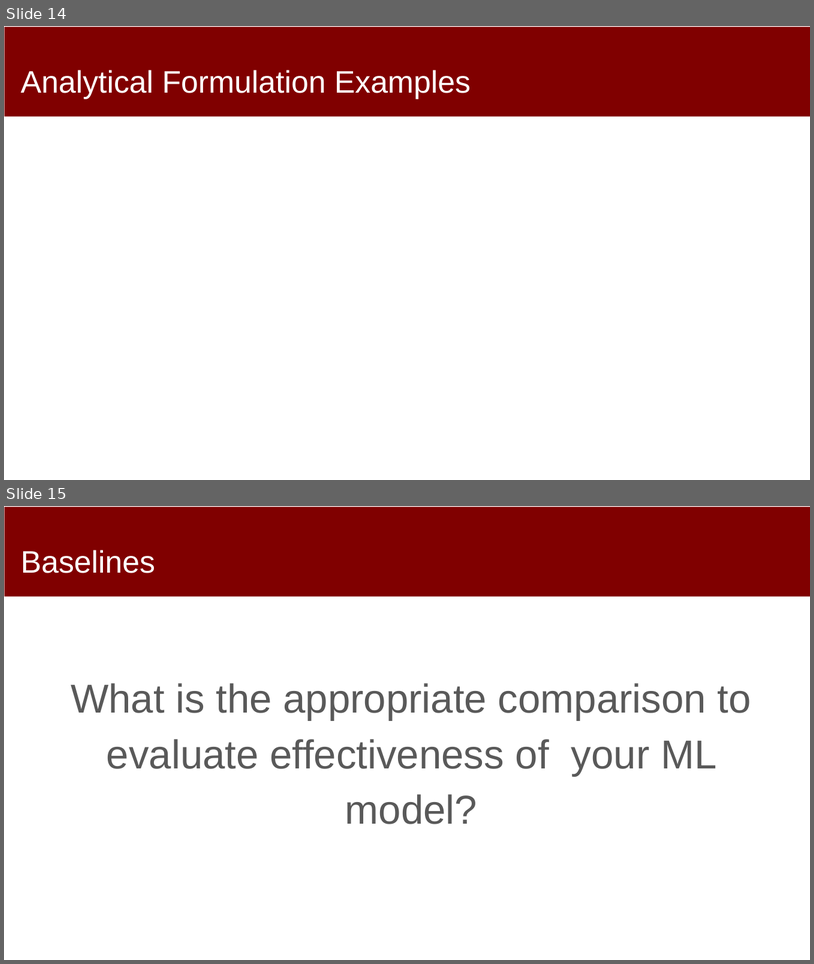
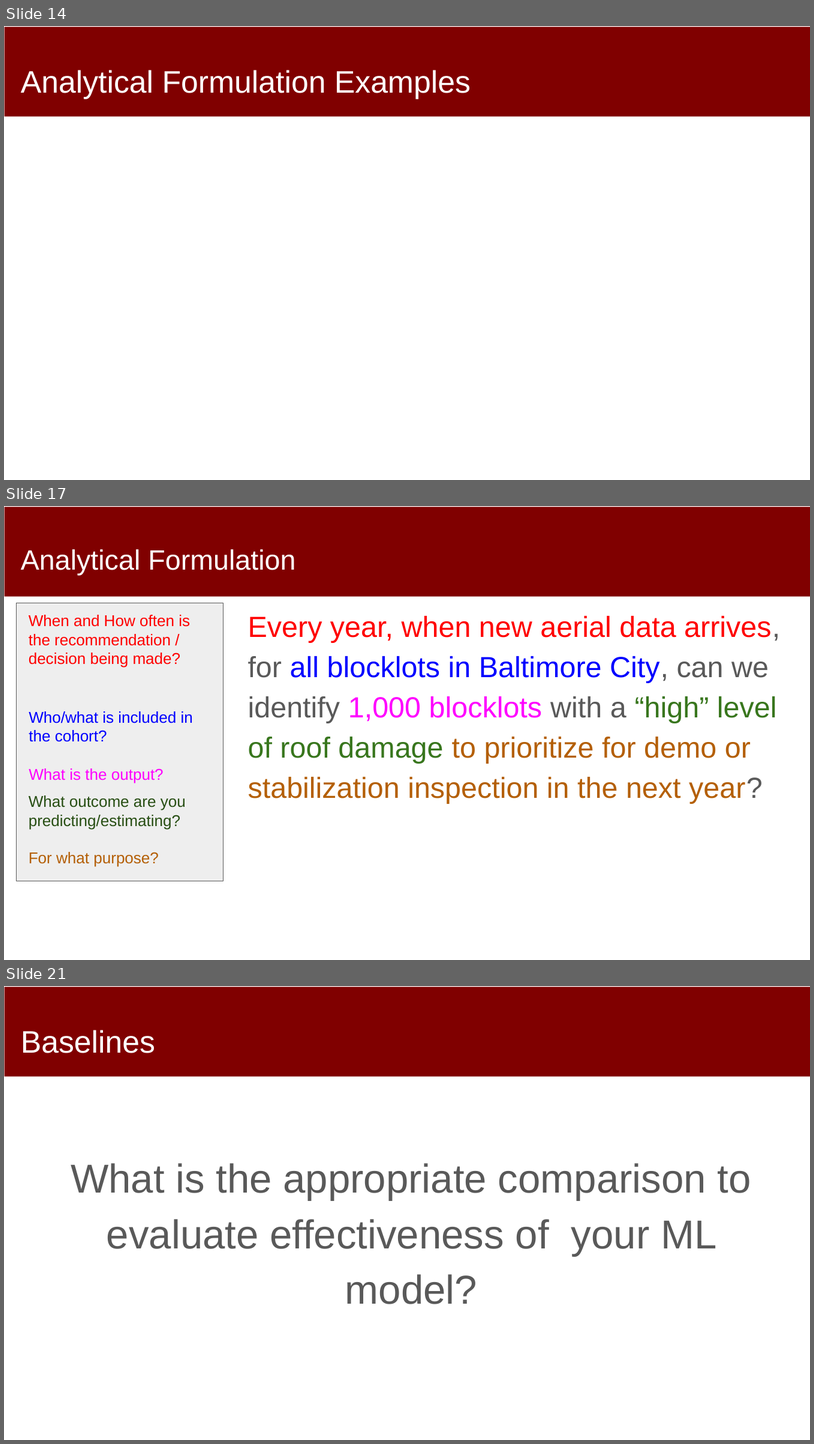
Before and after one commit to dssg/MLinPractice, a slide deck: Lectures/Lecture4-Formulation.pptx. Shown one above the other, each under a label of ours: slides 14 and 15 before the commit, slides 14, 17 and 21 after it; the slides between them are not shown. The pictures are 814x964 and 814x1444 pixels, drawn with LibreOffice and Linux fonts; fonts in the diff are those of the drawing. Boxes give left, top, right and bottom in pixels: in the first picture for what was removed or moved away, otherwise in the second. Text is boxed around its words. In the diff, an @@ line names an element or a change of style, - is before the commit and + after.

Commit message:
formulation lecture

```diff
--- a/Lectures/Lecture4-Formulation.pptx
+++ b/Lectures/Lecture4-Formulation.pptx
@@ slide 17 added at <box>4,506,810,960</box>, background #FFFFFF; not listed: 1 template element that a slide beside it also shows @@
@@ title added at <box>21,549,296,575</box>, 33.3 pt, text #FFFFFF @@
+Analytical Formulation
@@ rectangle added at <box>17,603,224,881</box>, fill #EEEEEE, outline #595959 0.75 pt @@
@@ text added at <box>29,615,190,664</box>, 18.7 pt, text #FF0000 @@
+When and How often is the recommendation / decision being made?
@@ text added at <box>248,616,780,803</box>, 34.7 pt, text #B45F06 @@
+Every year, when new aerial data arrives, for all blocklots in Baltimore City, can we identify 1,000 blocklots with a “high” level of roof damage to prioritize for demo or stabilization inspection in the next year?
@@ text added at <box>29,711,193,742</box>, 18.7 pt, text #0000FF @@
+Who/what is included in the cohort?
@@ text added at <box>29,768,164,783</box>, 18.7 pt, text #FF00FF @@
+What is the output?
@@ text added at <box>29,795,186,867</box>, 18.7 pt, text #274E13 @@
+What outcome are you predicting/estimating?
+For what purpose?
@@ what was slide 15 is now slide 21 @@
```
Also in this commit, not shown: 1 slide changed, 8 other slides added, 3 slides removed.
